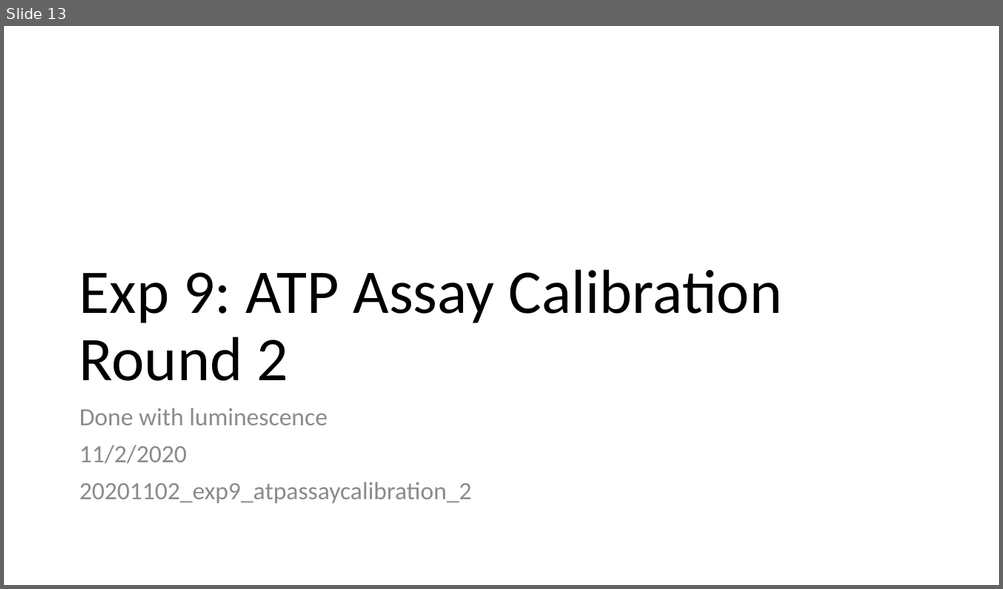
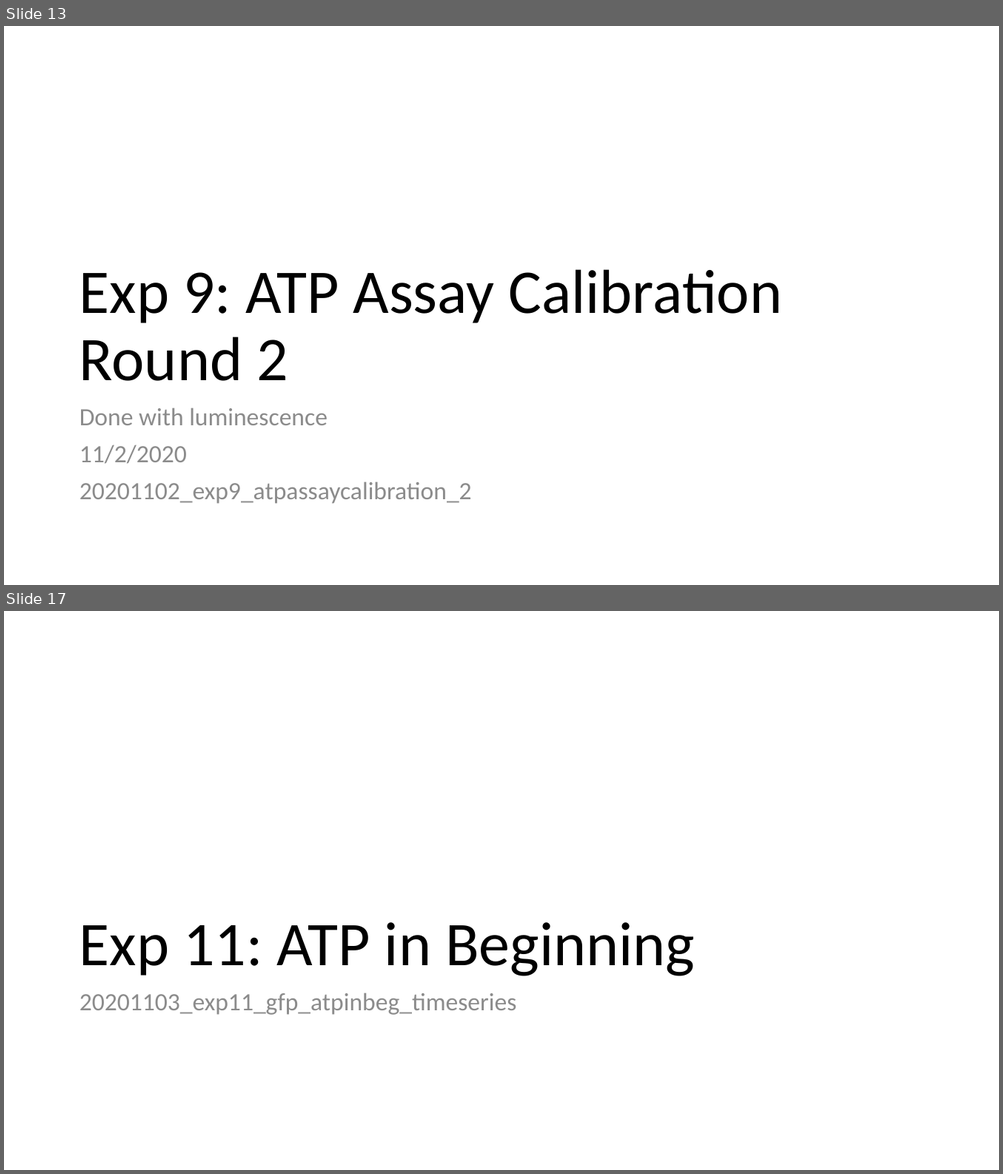
Before and after one commit to AnkitaRoychoudhury/ug_murray, a slide deck: presentations_proposals/20201101_summary_ppt.pptx. Shown one above the other, each under a label of ours: slide 13 before the commit, slides 13 and 17 after it; the slides between them are not shown. The pictures are 1003x589 and 1003x1174 pixels, drawn with LibreOffice and Linux fonts; fonts in the diff are those of the drawing; background and template pictures are left out. Boxes give left, top, right and bottom in pixels: in the first picture for what was removed or moved away, otherwise in the second. Text is boxed around its words. In the diff, an @@ line names an element or a change of style, - is before the commit and + after.

```diff
--- a/presentations_proposals/20201101_summary_ppt.pptx
+++ b/presentations_proposals/20201101_summary_ppt.pptx
@@ slide 17 added at bbox=[4, 611, 999, 1170], background #FFFFFF @@
@@ title added at bbox=[79, 923, 694, 977], 60 pt, text #000000 @@
+Exp 11: ATP in Beginning
@@ text added at bbox=[79, 993, 517, 1015], 24 pt, text #8C8C8C @@
+20201103_exp11_gfp_atpinbeg_timeseries
```
Also in this commit, not shown: 3 other slides added, 19 other files.
